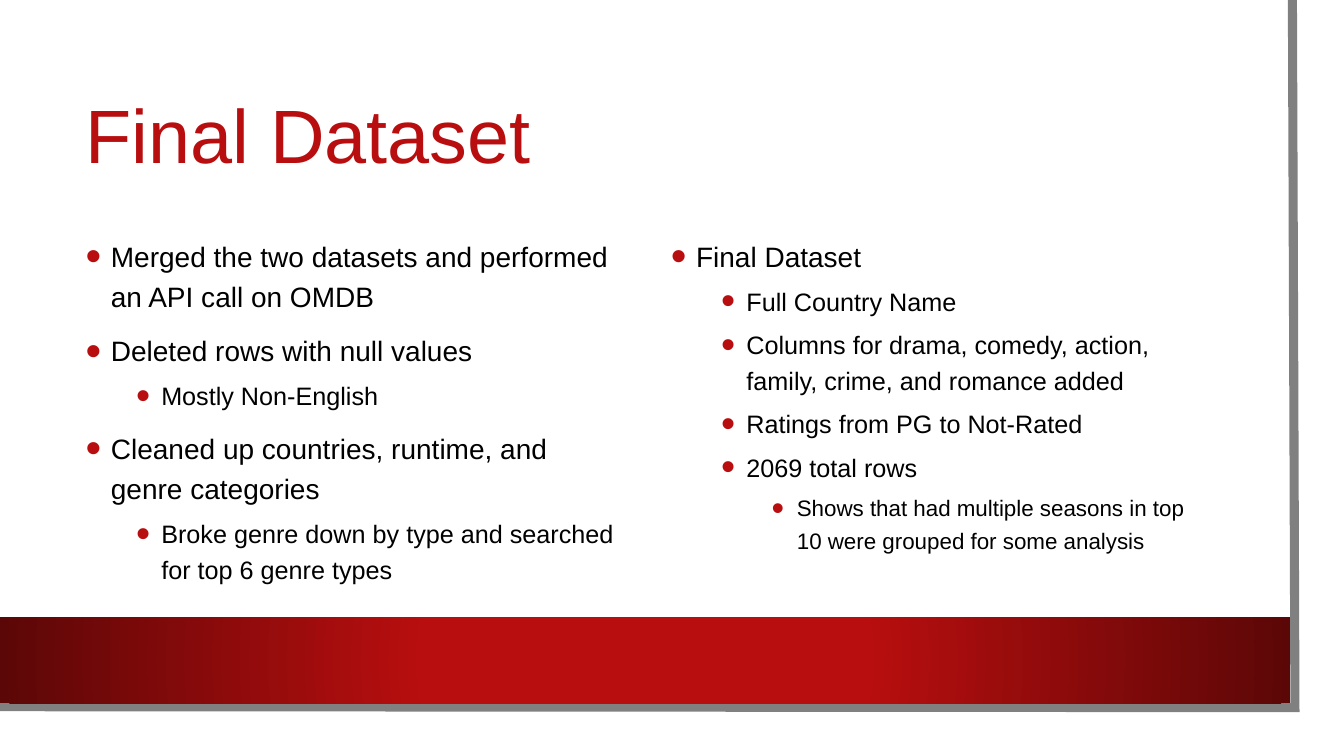
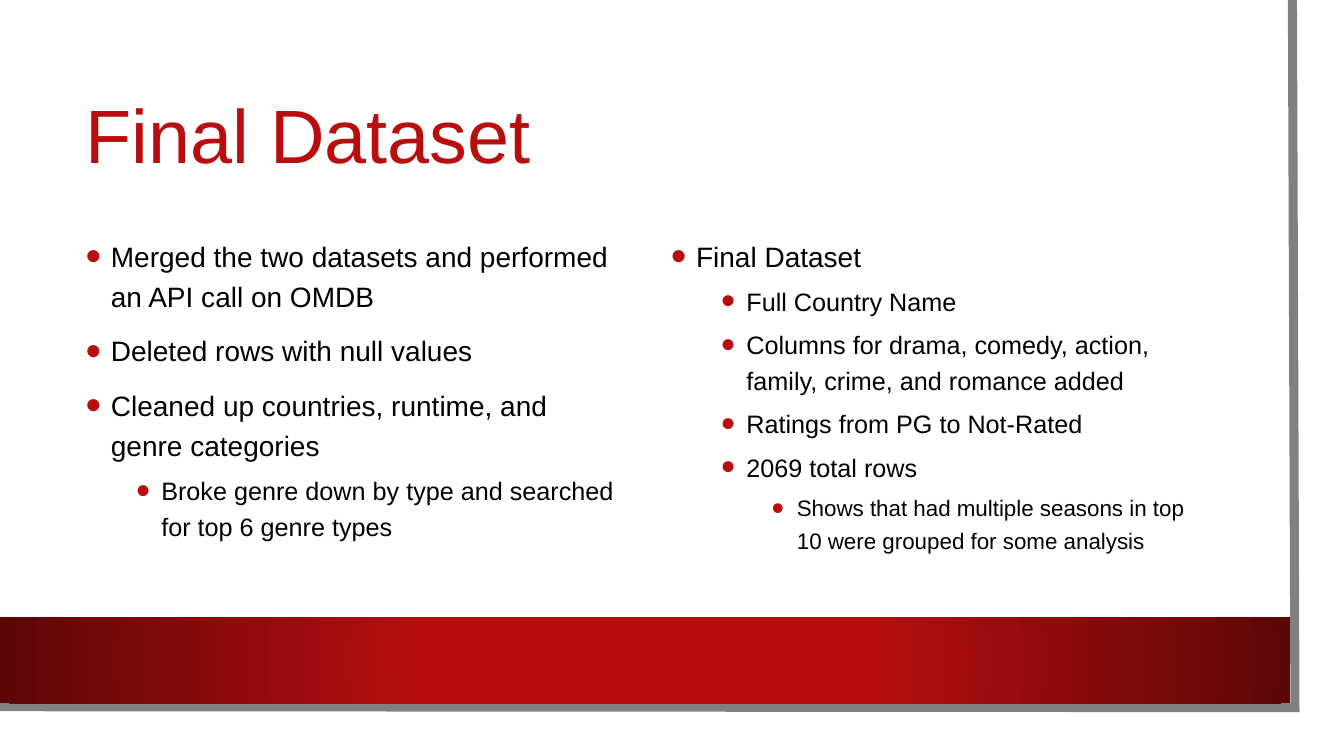
Before and after one commit to EdithLotterman/Project-1-Team-8, a slide deck: slide 5 of Netflix_Comparison.pptx (slide 4 before the commit). Drawn at 1344x756 pixels with LibreOffice and Linux fonts; fonts in the diff are those of the drawing; background and template pictures are left out. Boxes give left, top, right and bottom in pixels: in the first picture for what was removed or moved away, otherwise in the second. Text is boxed around its words. In the diff, an @@ line names an element or a change of style, - is before the commit and + after.

```diff
--- a/Netflix_Comparison.pptx
+++ b/Netflix_Comparison.pptx
@@ text at <box>161,386,378,411</box>: paragraph removed @@
-  • Mostly Non-English
```
Also in this commit, not shown: 1 other slide changed, 2 slides added, 1 other file.
